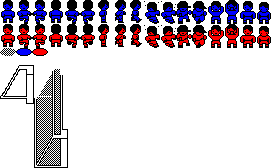
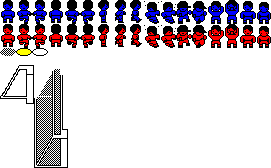
The second (271, 168) image is a revision of the first. Changes to its layers:
painted on "Livello" over [17, 49, 47, 55]
